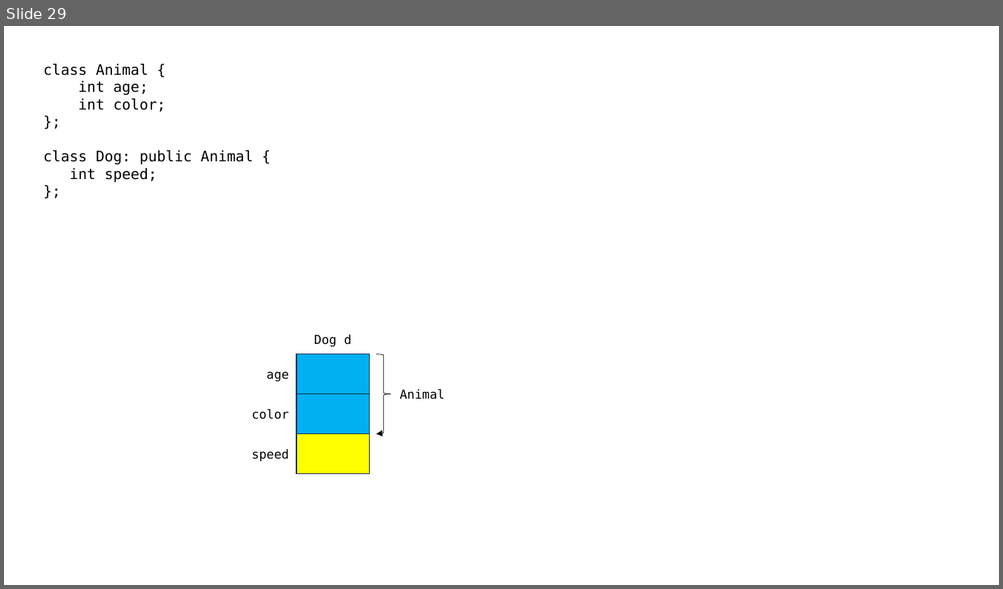
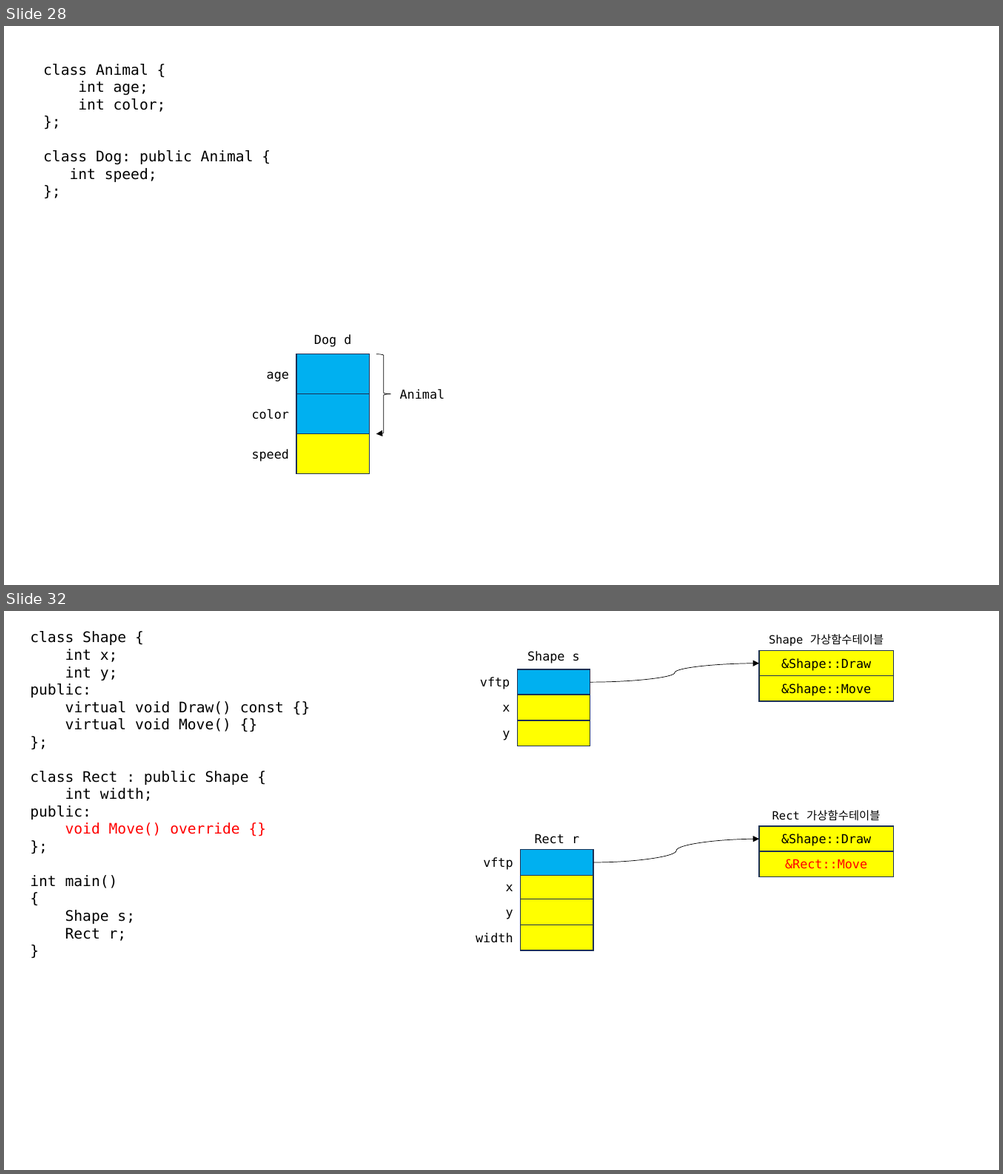
Before and after one commit to joonsungk/cpp_231023, a slide deck: cpp_231023.pptx. Shown one above the other, each under a label of ours: slide 29 before the commit, slides 28 and 32 after it; the slides between them are not shown. The pictures are 1003x589 and 1003x1174 pixels, drawn with LibreOffice and Linux fonts; fonts in the diff are those of the drawing. Boxes give left, top, right and bottom in pixels: in the first picture for what was removed or moved away, otherwise in the second. Text is boxed around its words. In the diff, an @@ line names an element or a change of style, - is before the commit and + after.

```diff
--- a/cpp_231023.pptx
+++ b/cpp_231023.pptx
@@ slide 32 added at (4, 611, 999, 1170), background #FFFFFF @@
@@ text added at (30, 631, 284, 941), 14 pt, text #000000 @@
+class Shape {
+int x;
+int y;
+public:
+virtual void Draw() const {}
+virtual void Move() {}
+};
+class Rect : public Shape {
+int width;
+public:
+void Move() override {}
+};
+int main()
+{
+Shape s;
+Rect r;
+}
@@ text added at (527, 651, 580, 664), 12 pt, text #000000 @@
+Shape s
@@ rectangle added at (759, 650, 893, 676), fill #FFFF00, outline #1E3256 1 pt, 12 pt, text #000000 @@
+&Shape::Draw
@@ text added at (768, 634, 883, 647), 11 pt, text #000000 @@
+Shape 가상함수테이블
@@ text added at (480, 677, 509, 689), 12 pt, text #000000 @@
+vftp
@@ rectangle added at (518, 669, 590, 695), fill #00B0F0, outline #1E3256 1 pt @@
@@ curved arrow added from (590, 683) to (759, 664), #000000 0.5 pt @@
@@ rectangle added at (759, 676, 893, 701), fill #FFFF00, outline #1E3256 1 pt, 12 pt, text #000000 @@
+&Shape::Move
@@ rectangle added at (518, 695, 590, 720), fill #FFFF00, outline #1E3256 1 pt @@
@@ text added at (502, 704, 509, 712), 12 pt, text #000000 @@
+x
@@ rectangle added at (518, 721, 590, 746), fill #FFFF00, outline #1E3256 1 pt @@
@@ text added at (502, 730, 509, 741), 12 pt, text #000000 @@
+y
@@ text added at (772, 810, 879, 821), 11 pt, text #000000 @@
+Rect 가상함수테이블
@@ rectangle added at (759, 826, 893, 852), fill #FFFF00, outline #1E3256 1 pt, 12 pt, text #000000 @@
+&Shape::Draw
@@ rectangle added at (521, 850, 594, 875), fill #00B0F0, outline #1E3256 1 pt @@
@@ text added at (535, 834, 579, 844), 12 pt, text #000000 @@
+Rect r
@@ curved arrow added from (594, 863) to (759, 840), #000000 0.5 pt @@
@@ rectangle added at (759, 851, 893, 877), fill #FFFF00, outline #1E3256 1 pt, 12 pt, text #FF0000 @@
+&Rect::Move
@@ text added at (483, 857, 512, 870), 12 pt, text #000000 @@
+vftp
@@ rectangle added at (521, 874, 594, 900), fill #FFFF00, outline #1E3256 1 pt @@
@@ text added at (506, 884, 513, 891), 12 pt, text #000000 @@
+x
@@ text added at (506, 909, 513, 920), 12 pt, text #000000 @@
+y
@@ rectangle added at (521, 900, 594, 925), fill #FFFF00, outline #1E3256 1 pt @@
@@ text added at (475, 933, 512, 943), 12 pt, text #000000 @@
+width
@@ rectangle added at (521, 925, 594, 951), fill #FFFF00, outline #1E3256 1 pt @@
@@ what was slide 29 is now slide 28 @@
```
Also in this commit, not shown: 5 other slides added, 1 slide removed, 1 other file.
